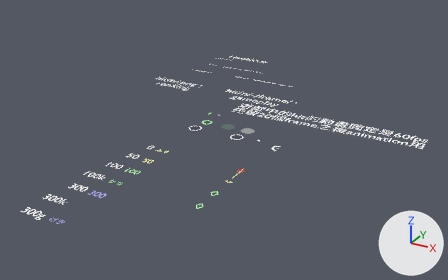
One commit to the Blender file src/hitobjects.blend: the scene before it, then after it.
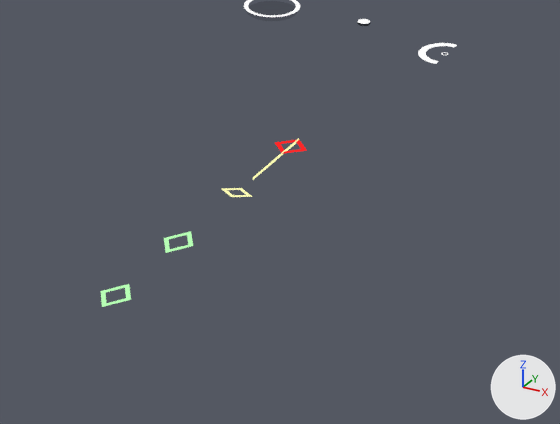
Each version is shown whole from a 50 mm lens placed at (29.7, -38.7, 20.5), pointed at (10.4, -3.5, 2.9), then close up on the part from 38% to 68% of the width and 48% to 85% of the height. The axes (+X, +Y, +Z) are drawn at lower right. The lights are the same throughout.
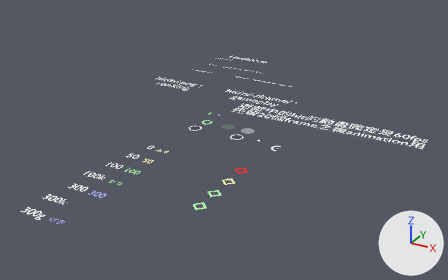
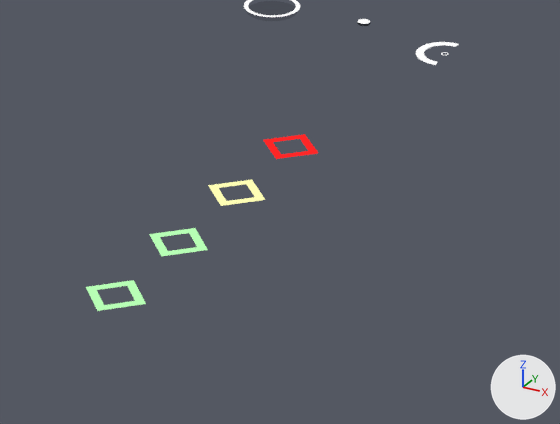
Changed parts and their boxes (x1, y1, x2, y2) in the close-ups (560 x 424 px):
'hit100k', added (green): after (86, 280, 146, 311)
'hit100', added (green): after (149, 228, 208, 256)
'hit50', added (beige): after (208, 179, 265, 206)
'hit0', now drawn (red): after (263, 134, 318, 159)
'Circle.001', rescaled (7% wider, 9% taller): before (418, 43, 457, 64); after (416, 42, 458, 65)
'Sphere', deleted: before (101, 284, 131, 307)
'Sphere.003', deleted: before (164, 231, 193, 253)
'Sphere.001', deleted: before (222, 188, 252, 197)
'Plane.002', deleted: before (268, 151, 284, 167)
'Plane.001', deleted: before (253, 165, 268, 180)
'Sphere.006', deleted: before (282, 149, 307, 154)
'Sphere.002', deleted: before (296, 140, 306, 150)
'Sphere.004', deleted: before (275, 140, 296, 144)
'Plane.003', deleted: before (284, 138, 299, 152)
'Sphere.005', no longer drawn: before (275, 143, 284, 153)

Diff of the bpy script that builds the scene:
```diff
--- a/src/hitobjects.blend.py
+++ b/src/hitobjects.blend.py
@@ me_sphere_006_1 @@
+me_sphere_006_1.from_pydata([(-0.633, 0.0, 0.0), (-0.4, 0.0, 0.0), (0.0, -0.633, 0.0), (0.0, -0.4, 0.0), (0.0, 0.633, 0.0), (0.0, 0.4, 0.0), (-0.633, 0.0, 0.0), (-0.4, 0.0, 0.0), (0.633, 0.0, 0.0), (0.4, 0.0, 0.0), (0.0, 0.633, 0.0), (0.0, 0.4, 0.0), (0.0, -0.633, 0.0), (0.0, -0.4, 0.0), (0.633, 0.0, 0.0), (0.4, 0.0, 0.0)], [], [(3, 1, 0, 2), (7, 5, 4, 6), (11, 9, 8, 10), (15, 13, 12, 14)])
+me_sphere_006_1.materials.append(mat_rank_d)  # red #ff2626
@@ me_sphere_007 @@
+me_sphere_007.from_pydata([(-0.633, 0.0, 0.0), (-0.4, 0.0, 0.0), (0.0, -0.633, 0.0), (0.0, -0.4, 0.0), (0.0, 0.633, 0.0), (0.0, 0.4, 0.0), (-0.633, 0.0, 0.0), (-0.4, 0.0, 0.0), (0.633, 0.0, 0.0), (0.4, 0.0, 0.0), (0.0, 0.633, 0.0), (0.0, 0.4, 0.0), (0.0, -0.633, 0.0), (0.0, -0.4, 0.0), (0.633, 0.0, 0.0), (0.4, 0.0, 0.0)], [], [(3, 1, 0, 2), (7, 5, 4, 6), (11, 9, 8, 10), (15, 13, 12, 14)])
+me_sphere_007.materials.append(mat_gold)  # beige #fffeb5
@@ me_sphere_008 @@
+me_sphere_008.from_pydata([(-0.633, 0.0, 0.0), (-0.4, 0.0, 0.0), (0.0, -0.633, 0.0), (0.0, -0.4, 0.0), (0.0, 0.633, 0.0), (0.0, 0.4, 0.0), (-0.633, 0.0, 0.0), (-0.4, 0.0, 0.0), (0.633, 0.0, 0.0), (0.4, 0.0, 0.0), (0.0, 0.633, 0.0), (0.0, 0.4, 0.0), (0.0, -0.633, 0.0), (0.0, -0.4, 0.0), (0.633, 0.0, 0.0), (0.4, 0.0, 0.0)], [], [(3, 1, 0, 2), (7, 5, 4, 6), (11, 9, 8, 10), (15, 13, 12, 14)])
+me_sphere_008.materials.append(mat_lightgreen)  # green #b8ffb5
@@ me_sphere_009 @@
+me_sphere_009.from_pydata([(-0.633, 0.0, 0.0), (-0.4, 0.0, 0.0), (0.0, -0.633, 0.0), (0.0, -0.4, 0.0), (0.0, 0.633, 0.0), (0.0, 0.4, 0.0), (-0.633, 0.0, 0.0), (-0.4, 0.0, 0.0), (0.633, 0.0, 0.0), (0.4, 0.0, 0.0), (0.0, 0.633, 0.0), (0.0, 0.4, 0.0), (0.0, -0.633, 0.0), (0.0, -0.4, 0.0), (0.633, 0.0, 0.0), (0.4, 0.0, 0.0)], [], [(3, 1, 0, 2), (7, 5, 4, 6), (11, 9, 8, 10), (15, 13, 12, 14)])
+me_sphere_009.materials.append(mat_lightgreen)  # green #b8ffb5
@@ ob_plane_003 @@
-ob_plane_003 = bpy.data.objects.new('Plane.003', me_plane_002)
@@ ob_plane_002 @@
-ob_plane_002 = bpy.data.objects.new('Plane.002', me_plane_002)
@@ ob_plane_001 @@
-ob_plane_001 = bpy.data.objects.new('Plane.001', me_plane_002)
@@ ob_circle_001 @@
 ob_circle_001.location = (11.75, 2.91, 0.0)
-ob_circle_001.scale = (0.108, 0.108, 0.108)
+ob_circle_001.scale = (0.118, 0.118, 0.118)
@@ ob_sphere_001 @@
-ob_sphere_001 = bpy.data.objects.new('Sphere.001', me_sphere_006)
@@ ob_hit0 @@
-ob_hit0 = bpy.data.objects.new('hit0', None)
+ob_hit0 = bpy.data.objects.new('hit0', me_sphere_006_1)
 ob_hit0.parent = ob_hit
@@ ob_hit0 @@
 ob_hit0.location = (11.0, -2.0, 0.0)
+ob_hit0.scale = (0.878, 0.878, 0.878)
@@ ob_sphere_006 @@
-ob_sphere_006 = bpy.data.objects.new('Sphere.006', me_sphere_001)
@@ ob_sphere_004 @@
-ob_sphere_004 = bpy.data.objects.new('Sphere.004', me_sphere_001)
@@ ob_sphere_002 @@
-ob_sphere_002 = bpy.data.objects.new('Sphere.002', me_sphere_001)
@@ ob_sphere_003 @@
-ob_sphere_003 = bpy.data.objects.new('Sphere.003', me_sphere_000)
@@ ob_sphere @@
-ob_sphere = bpy.data.objects.new('Sphere', me_sphere_004)
@@ ob_hit50 @@
+ob_hit50 = bpy.data.objects.new('hit50', me_sphere_007)
+ob_hit50.location = (11.0, -4.0, 0.0)
+ob_hit50.rotation_euler = (0.0, 0.0, 1.571)  # degrees (0, 0, 90)
+ob_hit50.scale = (0.878, 0.878, 0.878)
@@ ob_hit100 @@
+ob_hit100 = bpy.data.objects.new('hit100', me_sphere_008)
+ob_hit100.location = (11.0, -6.0, 0.0)
+ob_hit100.rotation_euler = (0.0, 0.0, 1.571)  # degrees (0, 0, 90)
+ob_hit100.scale = (0.878, 0.878, 0.878)
@@ ob_hit100k @@
+ob_hit100k = bpy.data.objects.new('hit100k', me_sphere_009)
+ob_hit100k.location = (11.0, -8.0, 0.0)
+ob_hit100k.rotation_euler = (0.0, 0.0, 1.571)  # degrees (0, 0, 90)
+ob_hit100k.scale = (0.878, 0.878, 0.878)
```
